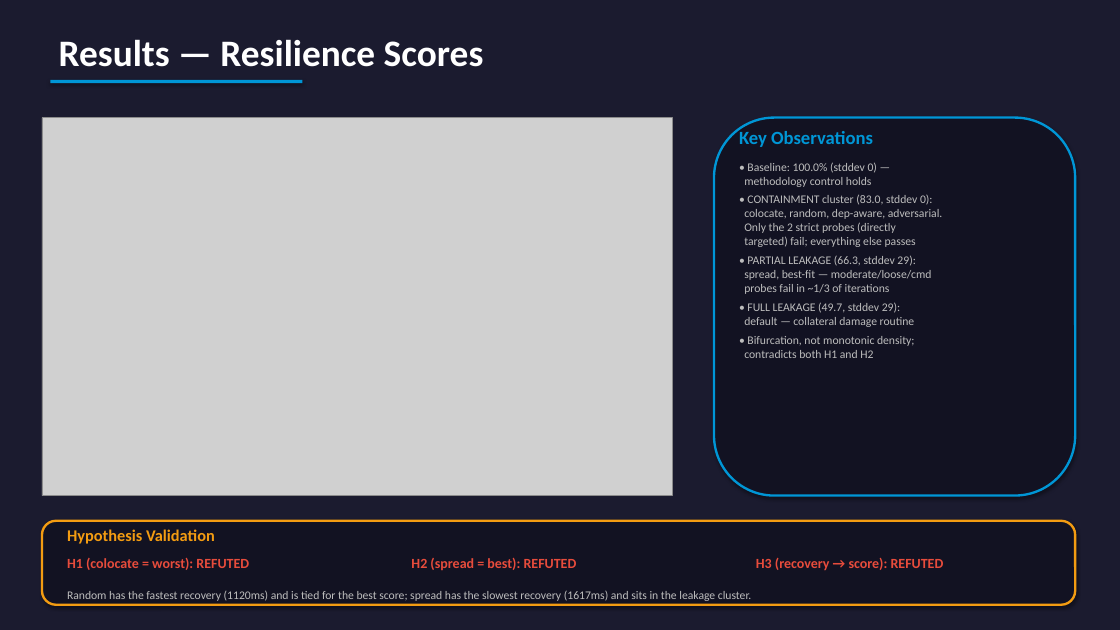
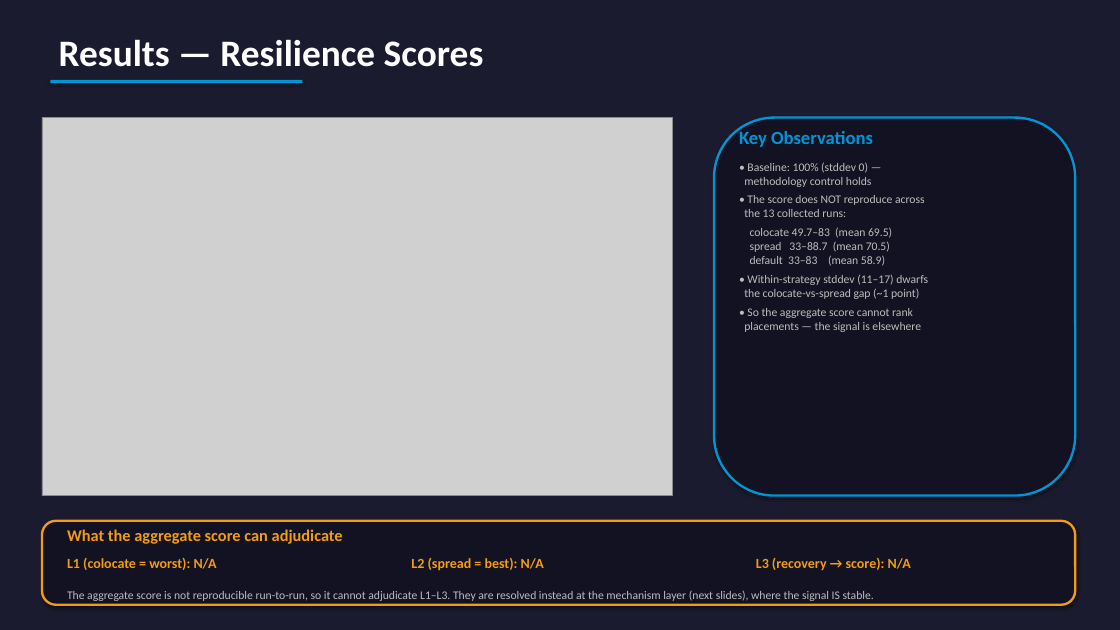
Before and after one commit to yhu02/uva-msc-thesis, a slide deck: slide 9 of ChaosProbe_Presentation.pptx. Drawn at 1120x630 pixels with LibreOffice and Linux fonts; fonts in the diff are those of the drawing; grey boxes stand for pictures. Boxes give left, top, right and bottom in pixels: in the first picture for what was removed or moved away, otherwise in the second. Text is boxed around its words. In the diff, an @@ line names an element or a change of style, - is before the commit and + after.

Commit message:
docs(presentation): reframe hypotheses & results around reproducible signals
Replace the six hypotheses and the results/discussion narrative with a
data-grounded set derived from the collected runs:

- Drop the soft instrument-design hypotheses and the vague 'fingerprint';
  the survivors are falsifiable and tied to metrics that actually vary.
- Reframe the results around the central finding: the aggregate resilience
  score is not reproducible across the 13 runs (a strategy spans 33-89),
  so it cannot rank placements. The signal is in the mechanism layer, which
  does reproduce: conntrack flush (spread >> colocate, 12/12 runs) and CPU
  throttling (colocate 1.54 < default 1.90 < spread 1.94, 11/13 runs).
- L1-L3 are resolved at the mechanism layer, not 'refuted' on the noisy
  score; recovery is shown application-bound (84-96%), tail latency on the
  targeted route (mean 231 / p95 619 / max 3334 ms).
- Fix the backwards 'colocate = highest throttling' claim and reconcile the
  throttling figures to one cross-run median set across all slides.

Correct the cluster topology from Proxmox to the actual Vagrant/libvirt
provisioning (cp1 2 vCPU/12 GiB + 4x 2 vCPU/4 GiB = 10 vCPU / 28 GiB);
the old '2 GiB CP / 18 GiB total' specs were wrong.

Regenerate ChaosProbe_Presentation.pptx from the updated generator.

```diff
--- a/ChaosProbe_Presentation.pptx
+++ b/ChaosProbe_Presentation.pptx
@@ text at (744,162,928,332): text changed @@
-• Baseline: 100.0% (stddev 0) —
-methodology control holds
-• CONTAINMENT cluster (83.0, stddev 0):
-colocate, random, dep-aware, adversarial.
-Only the 2 strict probes (directly
-targeted) fail; everything else passes
-• PARTIAL LEAKAGE (66.3, stddev 29):
-spread, best-fit — moderate/loose/cmd
-probes fail in ~1/3 of iterations
-• FULL LEAKAGE (49.7, stddev 29):
-default — collateral damage routine
-• Bifurcation, not monotonic density;
-contradicts both H1 and H2
+• Baseline: 100% (stddev 0) —
+methodology control holds
+• The score does NOT reproduce across
+the 13 collected runs:
+colocate 49.7–83 (mean 69.5)
+spread 33–88.7 (mean 70.5)
+default 33–83 (mean 58.9)
+• Within-strategy stddev (11–17) dwarfs
+the colocate-vs-spread gap (~1 point)
+• So the aggregate score cannot rank
+placements — the signal is elsewhere
@@ text at (67,529,343,544): text changed @@
-Hypothesis Validation
+What the aggregate score can adjudicate
@@ text at (67,558,217,570): text changed; text colour #E74C3C to #F39C12 @@
-H1 (colocate = worst): REFUTED
+L1 (colocate = worst): N/A
@@ text at (411,558,544,571): text changed; text colour #E74C3C to #F39C12 @@
-H2 (spread = best): REFUTED
+L2 (spread = best): N/A
@@ text at (756,558,911,571): text changed; text colour #E74C3C to #F39C12 @@
-H3 (recovery → score): REFUTED
+L3 (recovery → score): N/A
@@ text at (67,590,874,601): text changed @@
-Random has the fastest recovery (1120ms) and is tied for the best score; spread has the slowest recovery (1617ms) and sits in the leakage cluster.
+The aggregate score is not reproducible run-to-run, so it cannot adjudicate L1–L3. They are resolved instead at the mechanism layer (next slides), where the signal IS stable.
```
Also in this commit, not shown: 7 other slides changed, 1 slide added, 1 slide removed, 2 other files.
